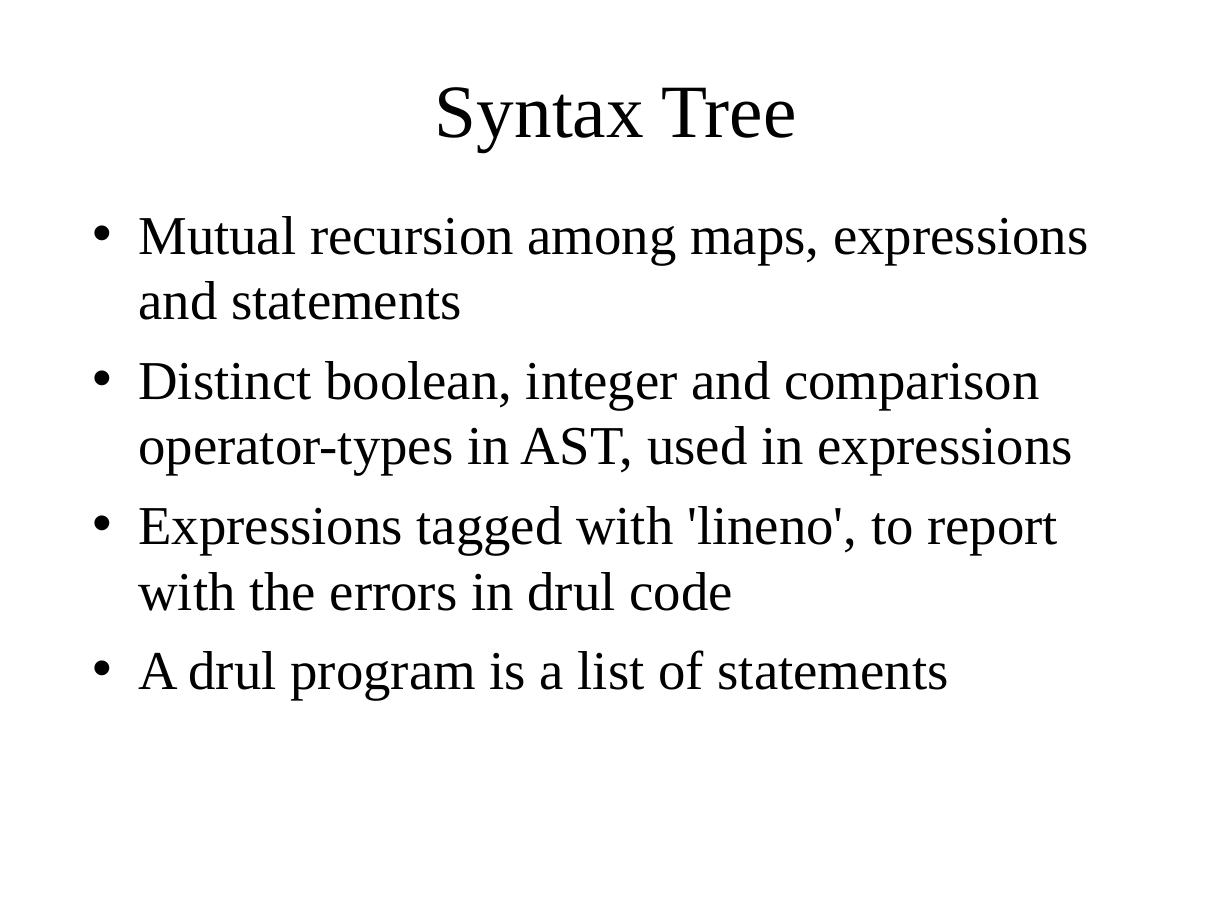
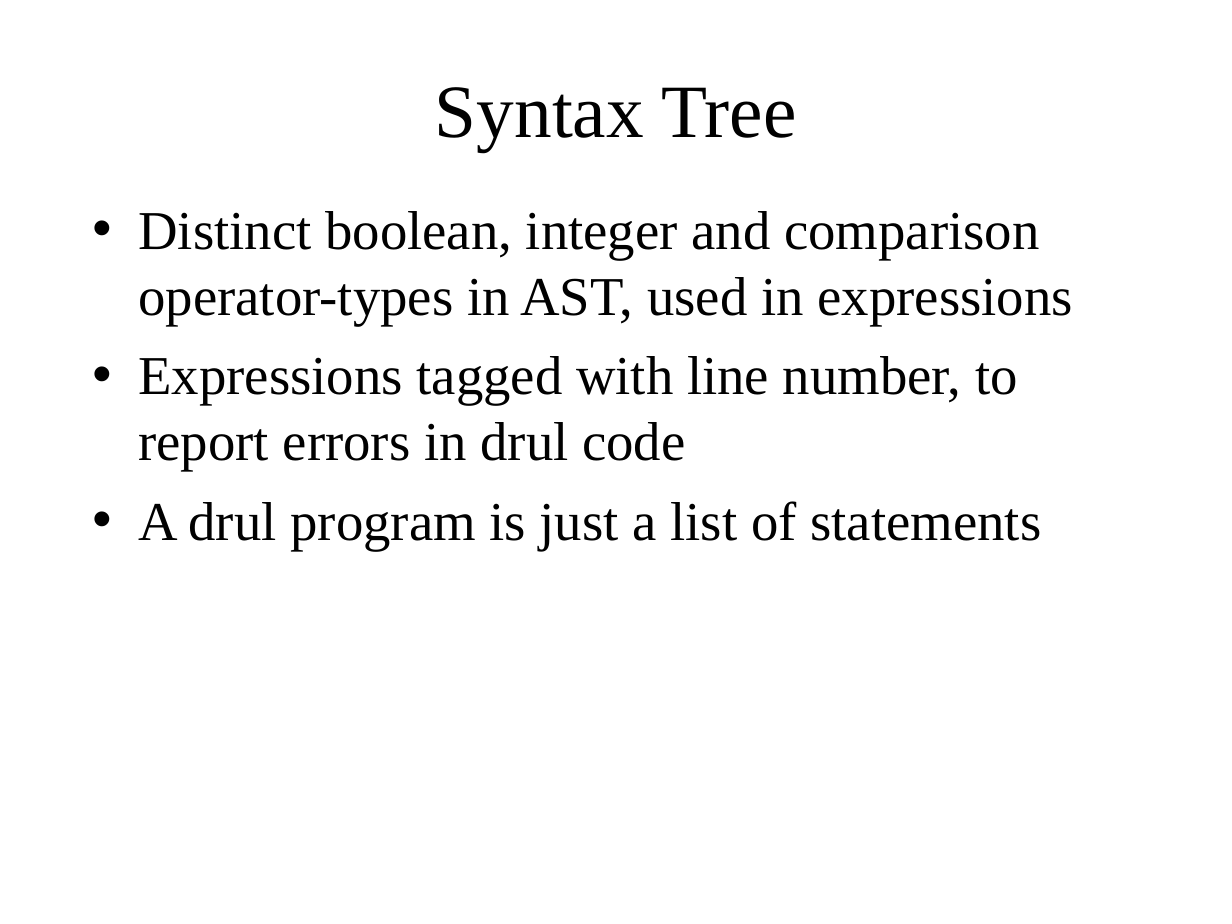
Before and after one commit to waseemilahi/drul, a slide deck: slide 30 of Presentation/Parts1-2.ppt (slide 32 before the commit). Drawn at 1232x924 pixels with LibreOffice and Linux fonts; fonts in the diff are those of the drawing. Boxes give left, top, right and bottom in pixels: in the first picture for what was removed or moved away, otherwise in the second. Text is boxed around its words. In the diff, an @@ line names an element or a change of style, - is before the commit and + after.

```diff
--- a/Presentation/Parts1-2.ppt
+++ b/Presentation/Parts1-2.ppt
@@ text at [138, 216, 1088, 320]: paragraph removed @@
-• Mutual recursion among maps, expressions and statements
@@ text at [138, 356, 1041, 550]: text changed @@
-• Expressions tagged with 'lineno', to report with the errors in drul code
-• A drul program is a list of statements
+• Expressions tagged with line number, to report errors in drul code
+• A drul program is just a list of statements
```
Also in this commit, not shown: 3 other slides changed, 3 slides removed.
